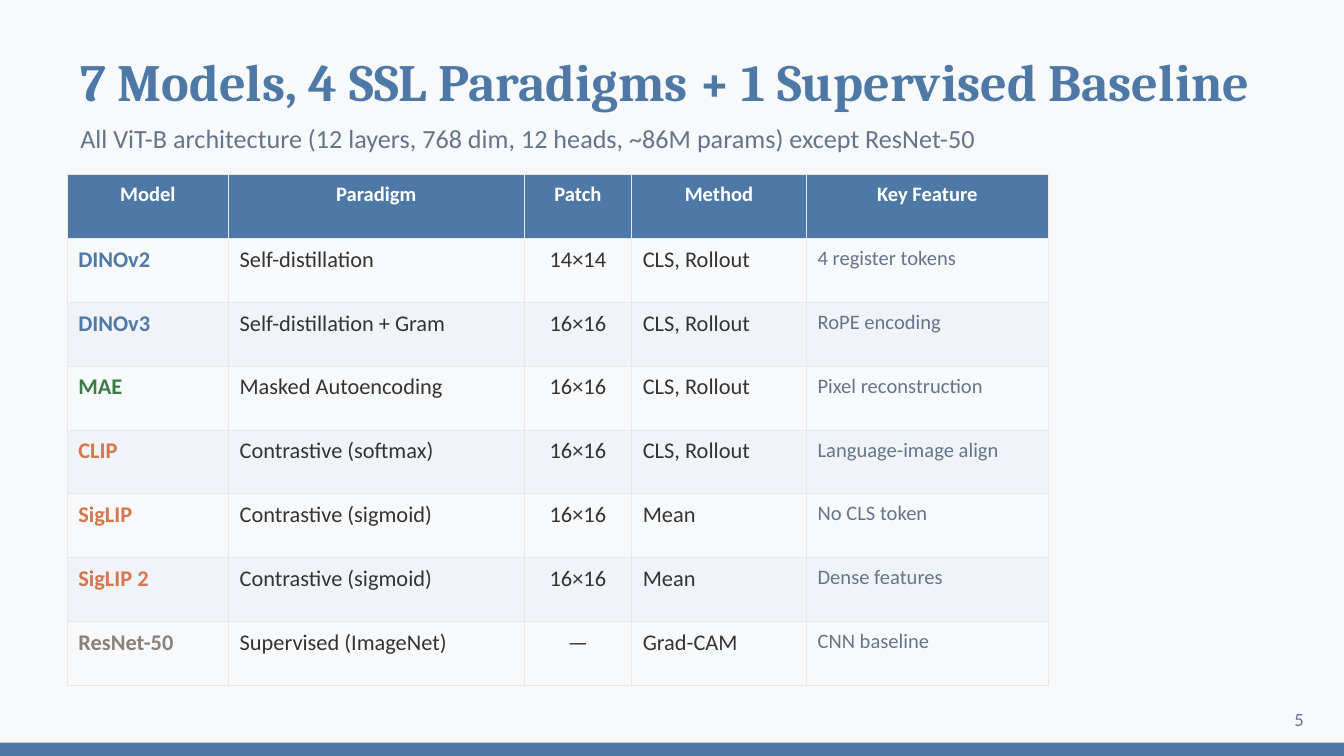
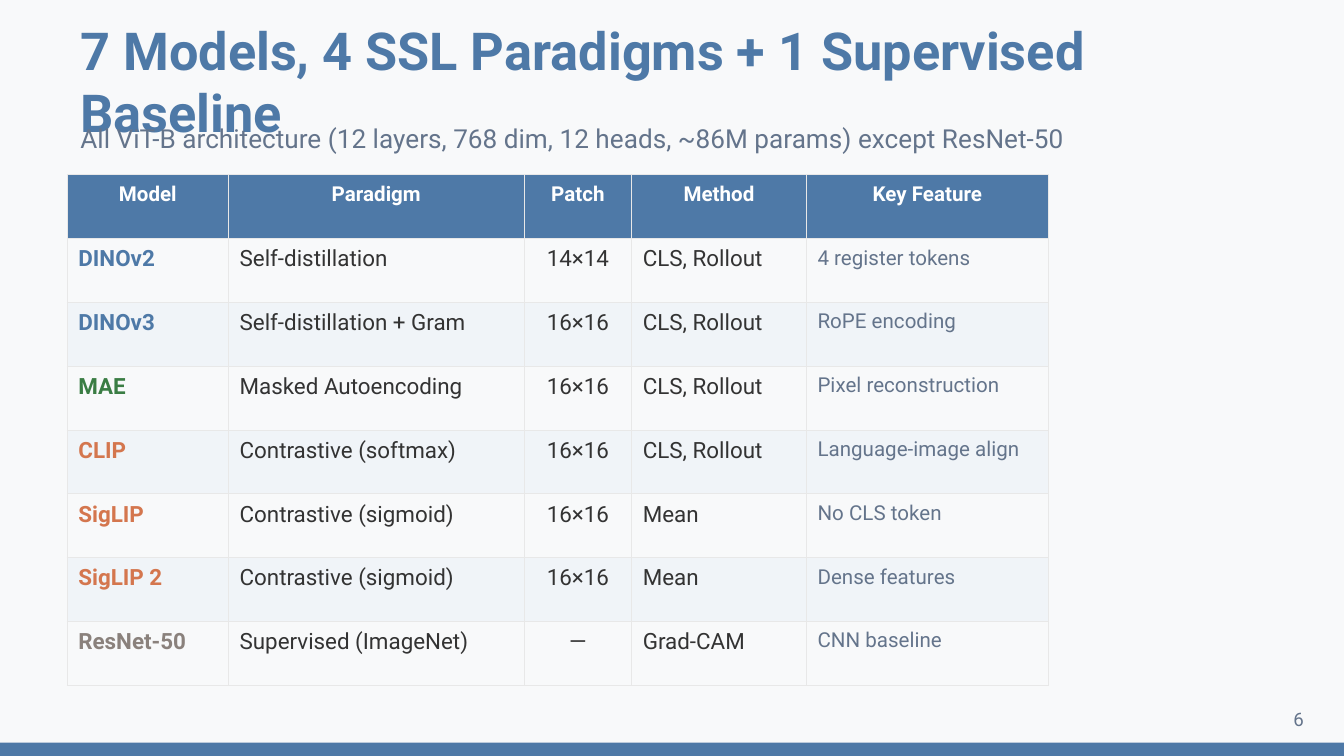
Before and after one commit to DesmondChoy/ssl_wikichurches, a slide deck: slide 6 of outputs/slides/presentation.pptx (slide 5 before the commit). Drawn at 1344x756 pixels with LibreOffice and Linux fonts; fonts in the diff are those of the drawing. Boxes give left, top, right and bottom in pixels: in the first picture for what was removed or moved away, otherwise in the second. Text is boxed around its words. In the diff, an @@ line names an element or a change of style, - is before the commit and + after.

```diff
--- a/outputs/slides/presentation.pptx
+++ b/outputs/slides/presentation.pptx
@@ text "7 Models, 4 SSL Paradigms ..." at [80, 31, 1084, 145]: font Cambria to Roboto @@
@@ text "All ViT-B architecture (12 layers, ..." at [80, 124, 1063, 154]: font Calibri to Roboto @@
@@ table at [67, 175, 1048, 685] @@
@@ font Calibri to Roboto @@
@@ text at [1293, 713, 1303, 726]: text changed; font Calibri to Roboto @@
-5
+6
```
Also in this commit, not shown: 10 other slides changed, 3 slides added, 2 slides removed, 2 other files.
